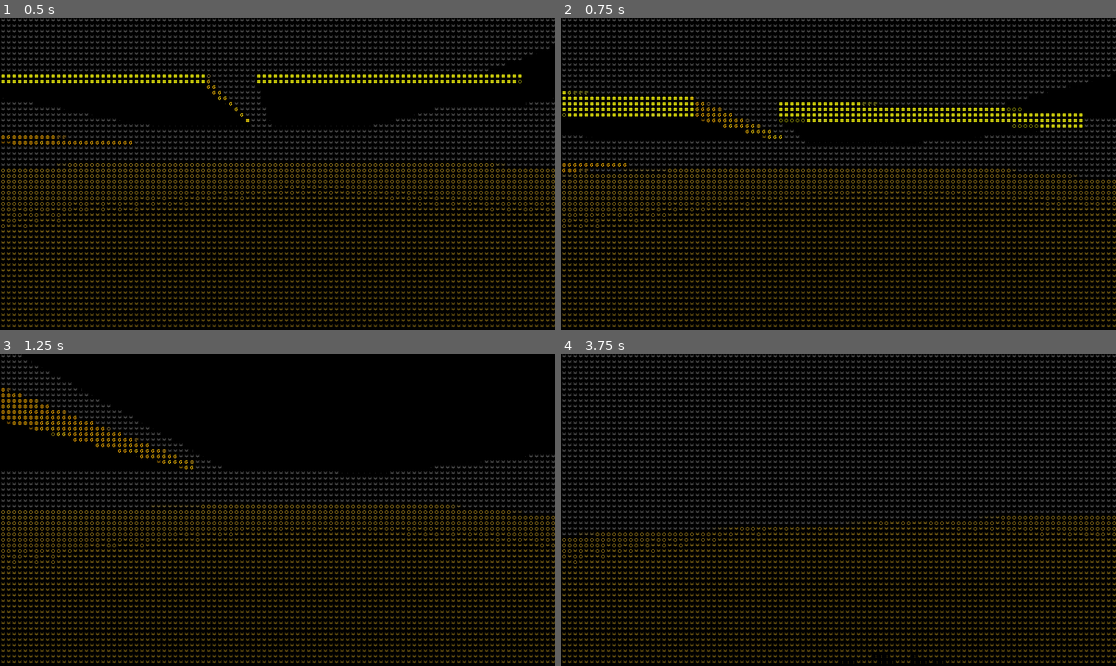
Above: before the commit, frames 1-4 (two rows, left to right).
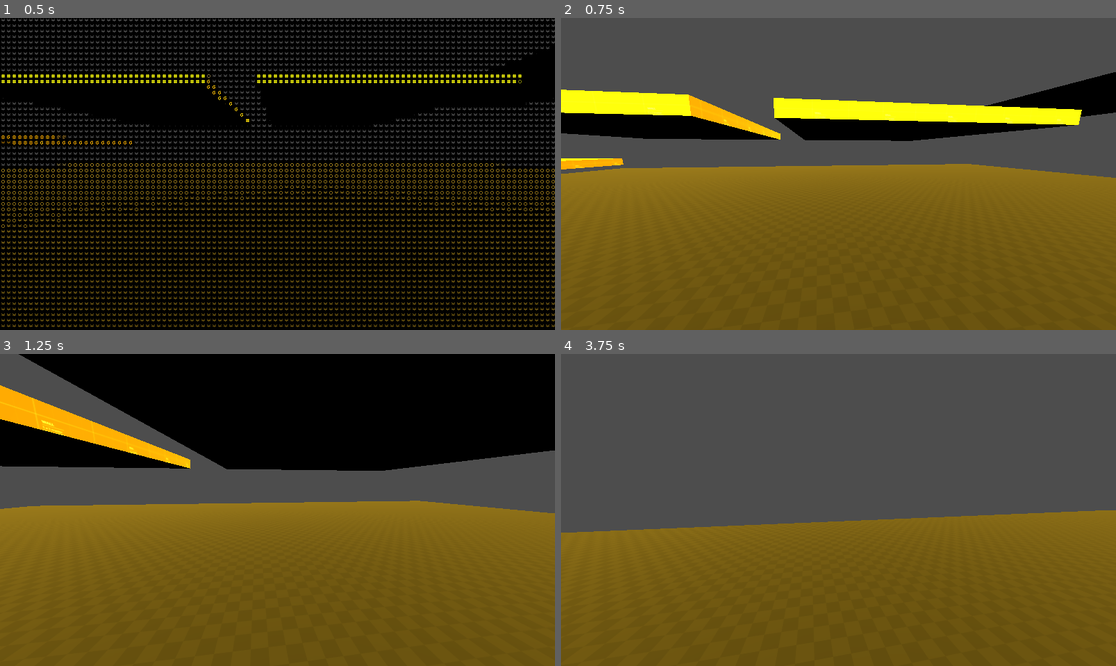
Above: after the commit, the same moments.

Repository: nosqd/shadertest
Game: Godot game, scene res://game.tscn
Two runs of this game, one before a commit and one after it. Both use one fixed random seed, a clock stepped at 60 frames per second and the inputs below.
Inputs (mouse positions are in pixels of both pictures, inside the frame that each line leads up to):
- Up to frame 1 (0.5 s): no input
- Up to frame 2 (0.75 s): tap Enter (ui_accept) at 0.5 s; move the mouse to (866, 174) at 0.52 s; hold W (move_forward) from 0.53 s (still down); tap Q (enable_disable_shader, bound only after the commit) at 0.6 s
- Up to frame 3 (1.25 s): keep holding W (move_forward); tap Enter (ui_accept) at 0.77 s
- Up to frame 4 (3.75 s): keep holding W (move_forward); move the mouse to (810, 510) at 1.27 s; tap Q (enable_disable_shader, bound only after the commit) every 0.75 s from 1.35 to 3.6 s; tap Enter (ui_accept) at 1.52, 3.02 s; move the mouse to (849, 503) at 2.02 s; move the mouse to (832, 516) at 2.77 s; move the mouse to (877, 513) at 3.52 s

Frame 1 is identical in both runs. In frame 2, 79% of the frame differs, in the area x 0-100%, y 0-100%; in frame 3, 59%; in frame 4, 84%.

Commit message:
make shader togglable on Q button

Diff:
--- a/game.tscn
+++ b/game.tscn
@@ -1,10 +1,11 @@
-[gd_scene load_steps=14 format=3 uid="uid://3egpsdr0f1b7"]
+[gd_scene load_steps=15 format=3 uid="uid://3egpsdr0f1b7"]
 
 [ext_resource type="Material" uid="uid://bpjt5wv3tabwm" path="res://addons/kenney_prototype_tools/materials/dark/material_08.tres" id="1_q4ove"]
 [ext_resource type="Script" path="res://scripts/player.gd" id="2_3sgvy"]
 [ext_resource type="Environment" uid="uid://dlneuxr8sollc" path="res://env.tres" id="3_gar0w"]
 [ext_resource type="Shader" path="res://shader.gdshader" id="4_3ar2h"]
 [ext_resource type="Material" uid="uid://8ylcw0h1lkhg" path="res://addons/kenney_prototype_tools/materials/orange/material_01.tres" id="5_qsqpa"]
+[ext_resource type="Script" path="res://scripts/shader_toggler.gd" id="5_rrwwp"]
 
 [sub_resource type="BoxShape3D" id="BoxShape3D_vthhm"]
 size = Vector3(50, 0.25, 50)
@@ -69,6 +70,7 @@
 anchor_bottom = 1.0
 grow_horizontal = 2
 grow_vertical = 2
+script = ExtResource("5_rrwwp")
 
 [node name="cube1" type="StaticBody3D" parent="."]
 transform = Transform3D(1, 0, 0, 0, 1, 0, 0, 0, 1, -10, 1, 0.2)
--- a/project.godot
+++ b/project.godot
@@ -41,3 +41,8 @@
 "events": [Object(InputEventKey,"resource_local_to_scene":false,"resource_name":"","device":-1,"window_id":0,"alt_pressed":false,"shift_pressed":false,"ctrl_pressed":false,"meta_pressed":false,"pressed":false,"keycode":0,"physical_keycode":83,"key_label":0,"unicode":115,"echo":false,"script":null)
 ]
 }
+enable_disable_shader={
+"deadzone": 0.5,
+"events": [Object(InputEventKey,"resource_local_to_scene":false,"resource_name":"","device":-1,"window_id":0,"alt_pressed":false,"shift_pressed":false,"ctrl_pressed":false,"meta_pressed":false,"pressed":false,"keycode":0,"physical_keycode":81,"key_label":0,"unicode":113,"echo":false,"script":null)
+]
+}
--- /dev/null
+++ b/scripts/shader_toggler.gd
@@ -0,0 +1,5 @@
+extends ColorRect
+
+func _process(delta):
+	if Input.is_action_just_pressed("enable_disable_shader"):
+		visible = !visible
